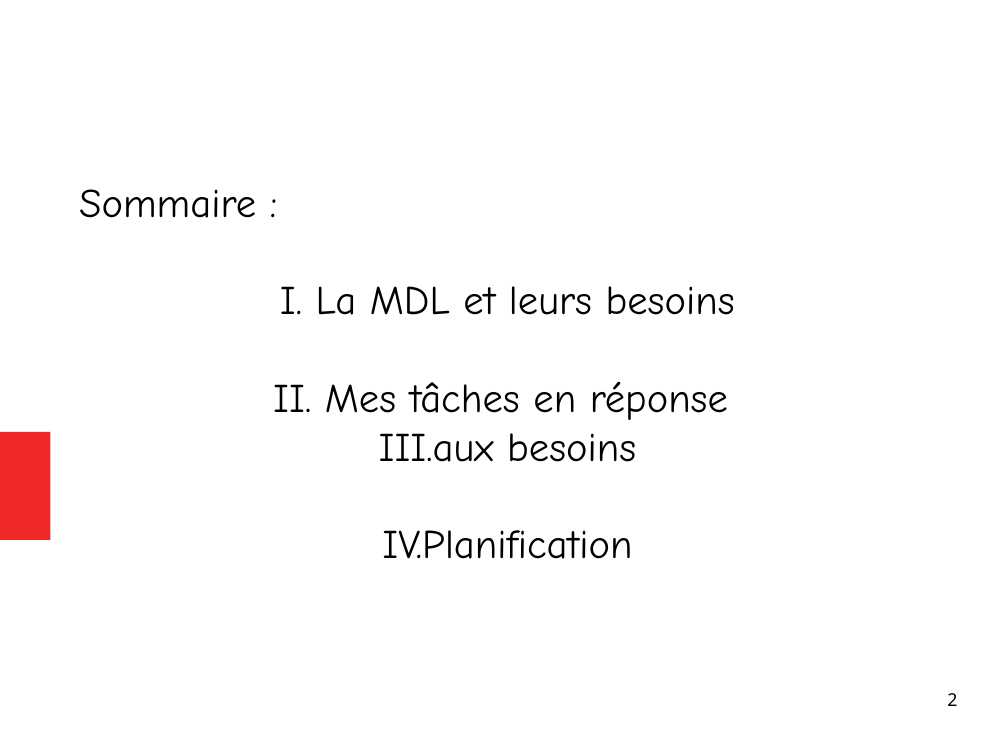
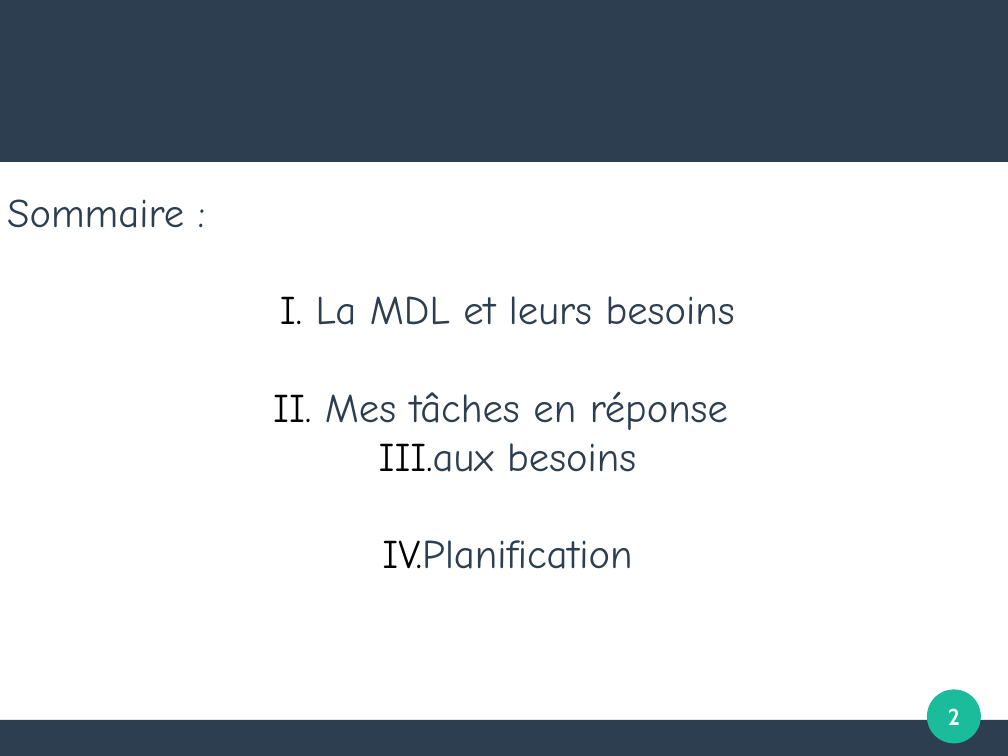
Before and after one commit to PinaudLucas/Projet, a slide deck: slide 2 of Lucas/Revue_1.odp. Drawn at 1008x756 pixels with LibreOffice and Linux fonts; fonts in the diff are those of the drawing. Boxes give left, top, right and bottom in pixels: in the first picture for what was removed or moved away, otherwise in the second. Text is boxed around its words. In the diff, an @@ line names an element or a change of style, - is before the commit and + after.

```diff
--- a/Lucas/Revue_1.odp
+++ b/Lucas/Revue_1.odp
@@ rectangle added at (0,0,1008,162), fill #2C3E50 @@
@@ subtitle "Sommaire :": place and size @@
-subtitle "Sommaire :" at (79,189,735,559)
+subtitle "Sommaire :" at (7,199,735,569)
@@ subtitle "Sommaire :" at (7,199,735,569): text colour #000000 to #2C3E50 @@
@@ rectangle removed at (0,432,50,540) @@
@@ page number: place and size @@
-page number at (947,693,957,706)
+page number at (948,708,960,725)
@@ page number at (948,708,960,725): size 14 to 18 pt, font Noto Sans to Cabin, text colour #000000 to #FFFFFF, bold on; alignment right to centre; vertical alignment top to middle @@
@@ ellipse added at (928,690,981,744), fill #1ABC9C @@
@@ rectangle added at (0,720,1008,756), fill #2C3E50 @@
```
Also in this commit, not shown: 2 other slides changed, 3 slides added, 1 slide removed, 21 other files.
